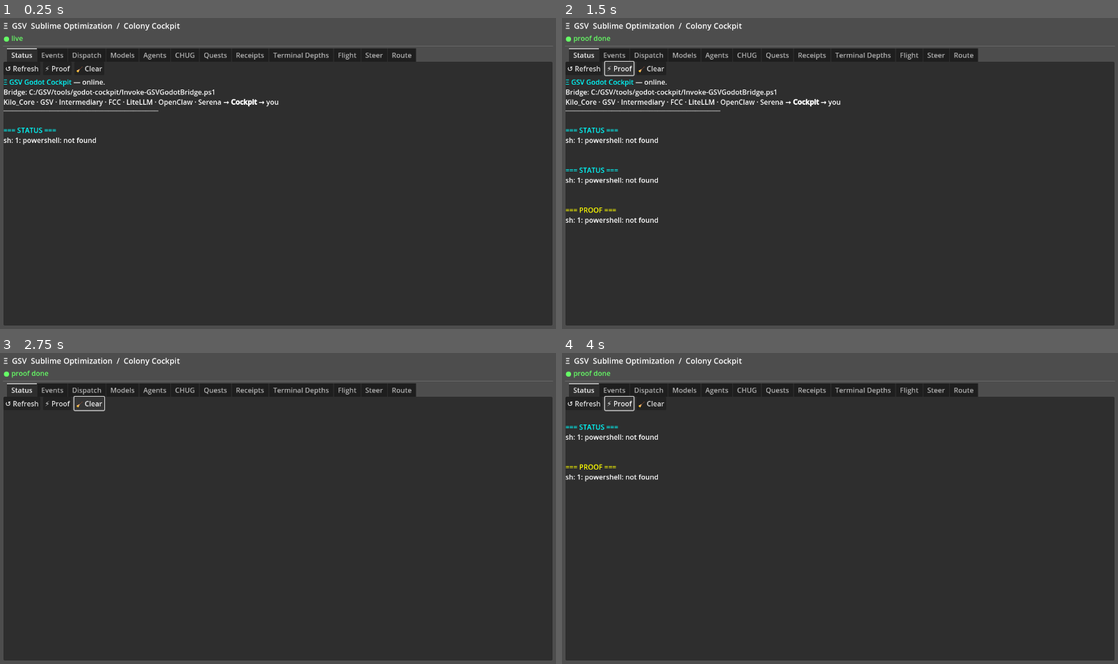
Above: before the commit, frames 1-4 (two rows, left to right).
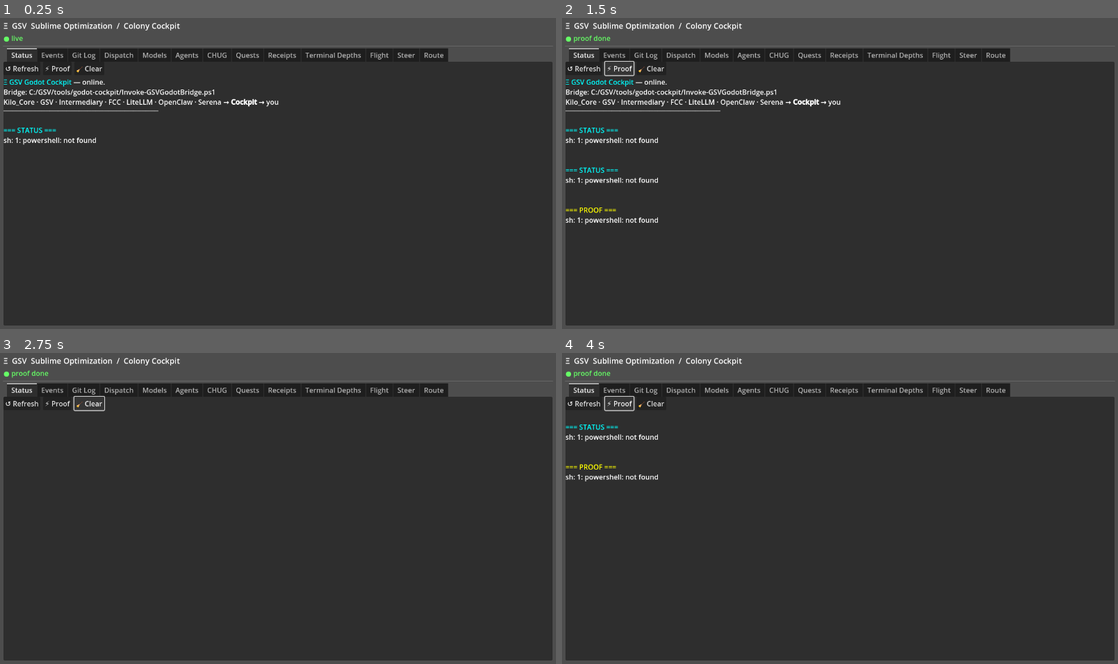
Above: after the commit, the same moments.

Repository: KiloMusician/GSV_Godot_Cockpit
Game: Godot game, scene res://scenes/Main.tscn
Two runs of this game, one before a commit and one after it. Both use one fixed random seed, a clock stepped at 60 frames per second and the inputs below.
Inputs:
- Up to frame 1 (0.25 s): no input
- Up to frame 2 (1.5 s): click "↺ Refresh" at 0.5 s; click "⚡ Proof" at 1.25 s
- Up to frame 3 (2.75 s): click "🧹 Clear" at 2 s
- Up to frame 4 (4 s): click "↺ Refresh" at 2.75 s; click "⚡ Proof" at 3.5 s

The runs differ from the first frame. In frame 1, 0.8% of the frame differs, in the area x 13-81%, y 9-15%; in frame 2, 0.8%; in frame 3, 0.8%; in frame 4, 0.8%.
Error in both runs: Invalid assignment of property or key 'use_bbcode' with value of type 'bool' on a base object of type 'RichTextLabel'. (res://scripts/EventStream.gd:52)

Commit message:
feat(cockpit): GitLogPanel — cross-repo commit log (11 tabs)
Shows last 5 commits per repo (Kilo_Core, Dev-Mentor, NuSyQ-Hub, Cockpit, C:\dev).
Repo selector dropdown for focused view. Zero HTTP — pure local git subprocess.
Yellow hash, readable relative timestamps via git log --format.

Co-Authored-By: Claude Sonnet 4.6 <noreply@anthropic.com>

Diff:
--- /dev/null
+++ b/scripts/GitLogPanel.gd
@@ -0,0 +1,94 @@
+extends PanelContainer
+class_name GitLogPanel
+
+## GitLogPanel — Recent git commits across colony repos.
+## Runs `git log` locally — zero HTTP, zero bridge, purely local.
+
+const REPOS := [
+	"C:/dev/active/Kilo_Core",
+	"C:/dev/active/Dev-Mentor",
+	"C:/dev/active/NuSyQ-Hub",
+	"C:/dev/active/GSV_Godot_Cockpit",
+	"C:/dev",
+]
+const COMMITS_PER_REPO := 5
+
+var _box:     RichTextLabel
+var _repo_sel: OptionButton
+
+static func create() -> GitLogPanel:
+	return GitLogPanel.new()
+
+func _ready() -> void:
+	var root := VBoxContainer.new()
+	root.add_theme_constant_override("separation", 4)
+	add_child(root)
+
+	# Header
+	var hdr := HBoxContainer.new()
+	root.add_child(hdr)
+
+	var title := Label.new()
+	title.text = "🔀 Git Log — Colony Commits"
+	title.add_theme_font_size_override("font_size", 15)
+	title.size_flags_horizontal = Control.SIZE_EXPAND_FILL
+	hdr.add_child(title)
+
+	_repo_sel = OptionButton.new()
+	_repo_sel.add_item("all repos")
+	for r in REPOS:
+		_repo_sel.add_item(r.split("/")[-1])
+	_repo_sel.item_selected.connect(func(_i): refresh())
+	hdr.add_child(_repo_sel)
+
+	var refresh_btn := Button.new()
+	refresh_btn.text = "↺"
+	refresh_btn.pressed.connect(refresh)
+	hdr.add_child(refresh_btn)
+
+	_box = RichTextLabel.new()
+	_box.use_bbcode = true
+	_box.scroll_following = false
+	_box.size_flags_vertical = Control.SIZE_EXPAND_FILL
+	root.add_child(_box)
+
+	refresh()
+
+func refresh() -> void:
+	_box.clear()
+	var sel := _repo_sel.selected  # 0 = all
+
+	if sel == 0:
+		for repo in REPOS:
+			_show_repo(repo)
+	else:
+		_show_repo(REPOS[sel - 1])
+
+func _show_repo(repo: String) -> void:
+	var name := repo.split("/")[-1]
+	_box.append_text("\n[b][color=cyan]%s[/color][/b]\n" % name)
+
+	var output: Array = []
+	var fmt := "%h  %ar  %an  %s"
+	var code := OS.execute("pwsh", [
+		"-NoProfile", "-Command",
+		"cd '%s'; git log --oneline --format='%s' -n %d 2>&1" % [repo, fmt, COMMITS_PER_REPO]
+	], output, true, false)
+
+	if code != 0 or output.is_empty():
+		_box.append_text("  [color=red](git error or no repo)[/color]\n")
+		return
+
+	var text := ""
+	for line in output: text += str(line)
+	var lines := text.split("\n")
+	for line in lines:
+		line = line.strip_edges()
+		if line == "": continue
+		# First 7 chars = short hash
+		if line.length() > 7:
+			var hash_part := line.substr(0, 7)
+			var rest := line.substr(8)
+			_box.append_text("  [color=yellow]%s[/color] %s\n" % [hash_part, rest])
+		else:
+			_box.append_text("  %s\n" % line)
--- a/scripts/Main.gd
+++ b/scripts/Main.gd
@@ -65,6 +65,7 @@
 
 	_build_status_tab()
 	_build_events_tab()
+	_build_gitlog_tab()
 	_build_dispatch_tab()
 	_build_models_tab()
 	_build_agent_tab()
@@ -101,6 +102,14 @@
 	var stream = load("res://scripts/EventStream.gd").new()
 	stream.size_flags_vertical = Control.SIZE_EXPAND_FILL
 	panel.add_child(stream)
+
+func _build_gitlog_tab() -> void:
+	var panel := VBoxContainer.new()
+	panel.name = "Git Log"
+	_tabs.add_child(panel)
+	var gl = load("res://scripts/GitLogPanel.gd").new()
+	gl.size_flags_vertical = Control.SIZE_EXPAND_FILL
+	panel.add_child(gl)
 
 func _build_dispatch_tab() -> void:
 	var panel := VBoxContainer.new()
Not shown, added: scripts/GitLogPanel.gd.uid
